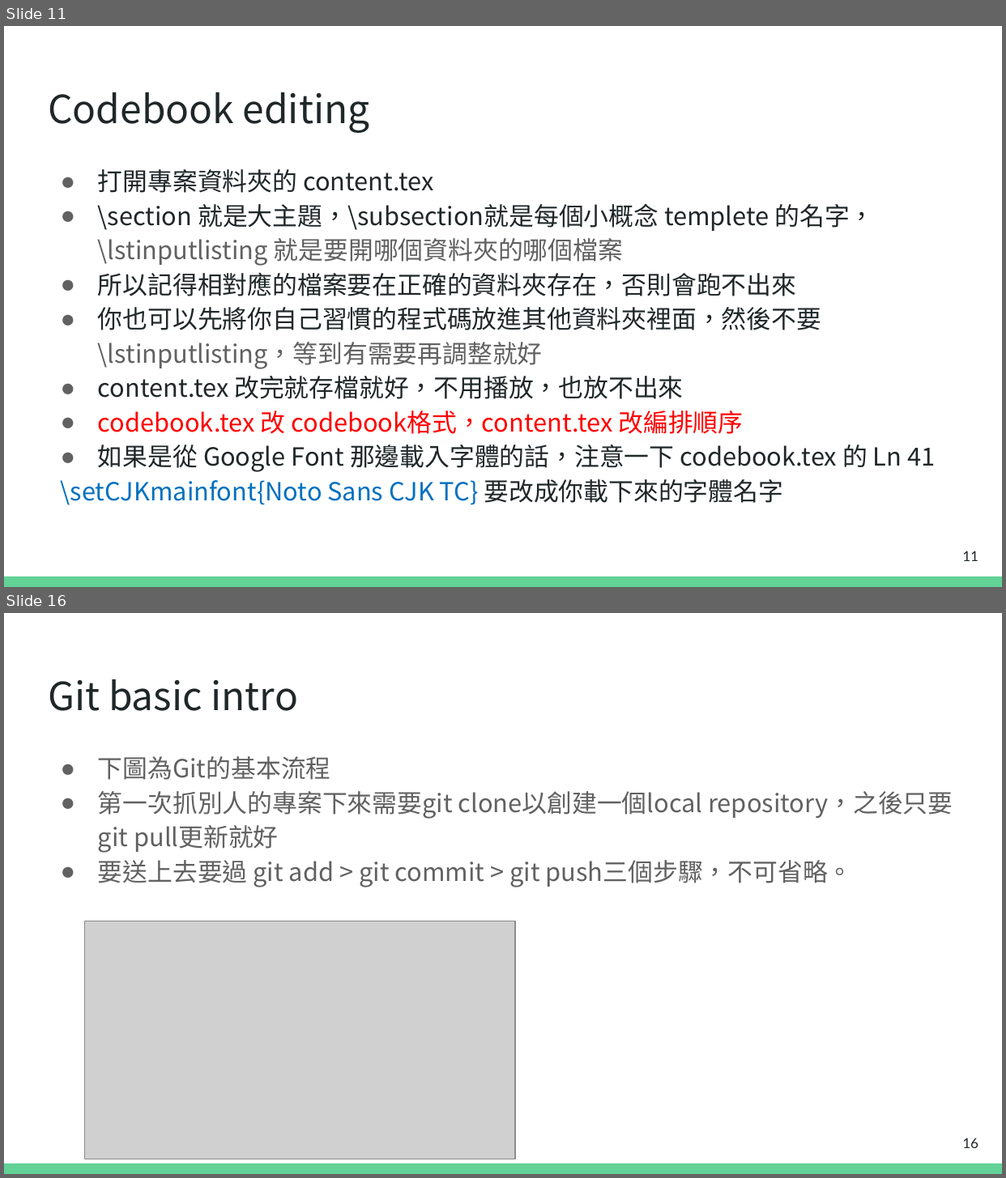
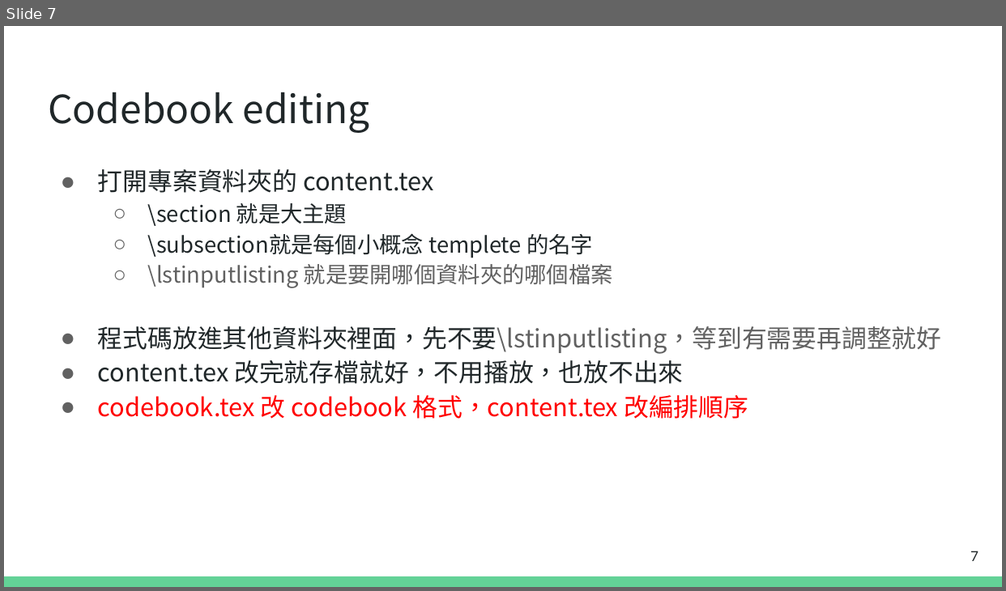
Before and after one commit to terry25031069/NTPU_codebook, a slide deck: tutorial/codebook_tutorial.pptx. Shown one above the other, each under a label of ours: slides 11 and 16 before the commit, slide 7 after it; the slides between them are not shown. The pictures are 1006x1178 and 1006x591 pixels, drawn with LibreOffice and Linux fonts; fonts in the diff are those of the drawing; grey boxes stand for pictures. Boxes give left, top, right and bottom in pixels: in the first picture for what was removed or moved away, otherwise in the second. Text is boxed around its words. In the diff, an @@ line names an element or a change of style, - is before the commit and + after.

```diff
--- a/tutorial/codebook_tutorial.pptx
+++ b/tutorial/codebook_tutorial.pptx
@@ slide 16 removed at (4, 613, 1002, 1174), background #FFFFFF; not listed: 1 template element that a slide beside it also shows @@
@@ title removed at (48, 679, 298, 711) @@
-Git basic intro
@@ text removed at (98, 756, 953, 888) @@
-● 下圖為Git的基本流程
-● 第一次抓別人的專案下來需要git clone以創建一個local repository，之後只要git pull更新就好
-● 要送上去要過 git add > git commit > git push三個步驟，不可省略。
@@ picture removed at (85, 922, 515, 1160) @@
@@ page number removed at (962, 1138, 978, 1148) @@
-16
@@ what was slide 11 is now slide 7 @@
@@ slide 7 changed as well @@
@@ text at (98, 203, 942, 354): text changed; size 18 to 16 pt; font Noto Sans CJK TC to Noto Sans CJK SC @@
-● \section 就是大主題，\subsection就是每個小概念 templete 的名字，
-  \lstinputlisting 就是要開哪個資料夾的哪個檔案
-● 所以記得相對應的檔案要在正確的資料夾存在，否則會跑不出來
-● 你也可以先將你自己習慣的程式碼放進其他資料夾裡面，然後不要\lstinputlisting，等到有需要再調整就好
+  ○ \section 就是大主題
+  ○ \subsection就是每個小概念 templete 的名字
+  ○ \lstinputlisting 就是要開哪個資料夾的哪個檔案
+● 程式碼放進其他資料夾裡面，先不要\lstinputlisting，等到有需要再調整就好
@@ text at (98, 395, 748, 419): text changed; text colour #202729 to #FF0000 @@
-● codebook.tex 改 codebook格式，content.tex 改編排順序
-● 如果是從 Google Font 那邊載入字體的話，注意一下 codebook.tex 的 Ln 41
-\setCJKmainfont{Noto Sans CJK TC} 要改成你載下來的字體名字
+● codebook.tex 改 codebook 格式，content.tex 改編排順序
@@ page number at (970, 551, 978, 561): text changed @@
-11
+7
```
Also in this commit, not shown: 5 other slides changed, 3 slides added, 11 other slides removed, 4 other files.
